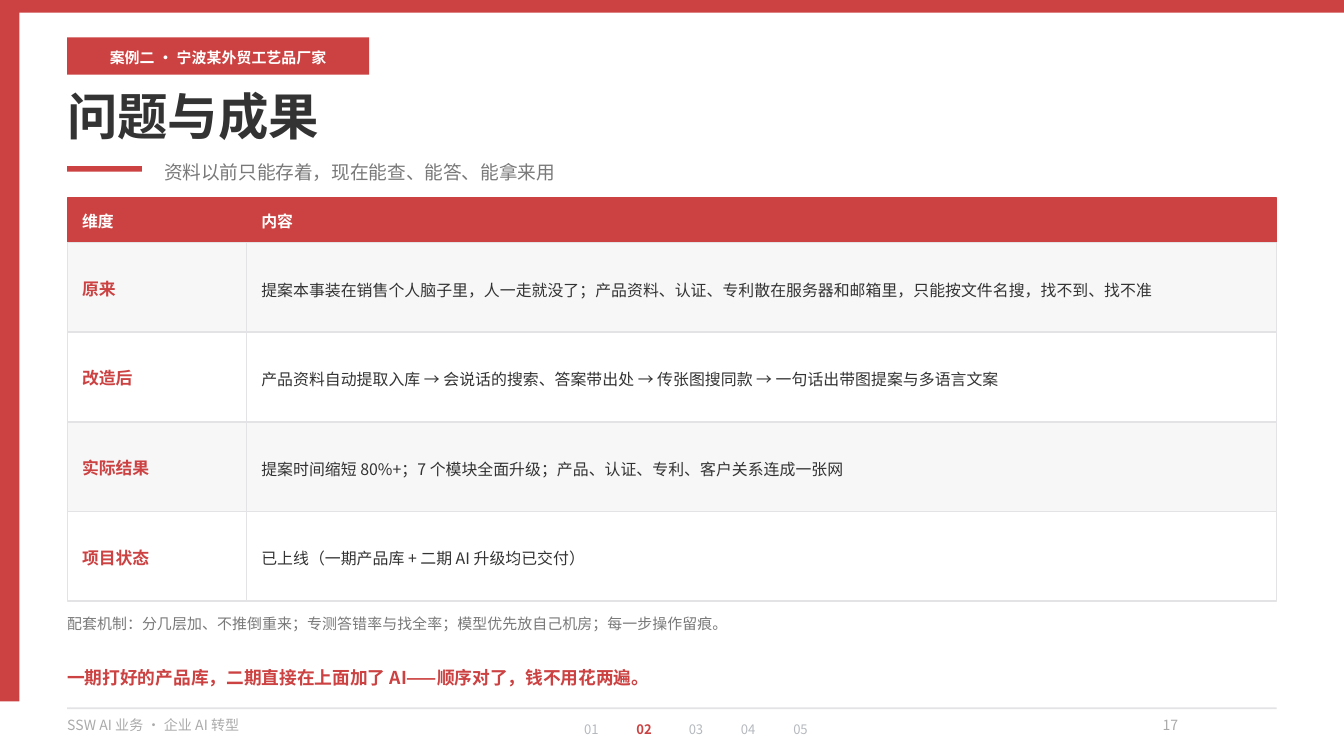
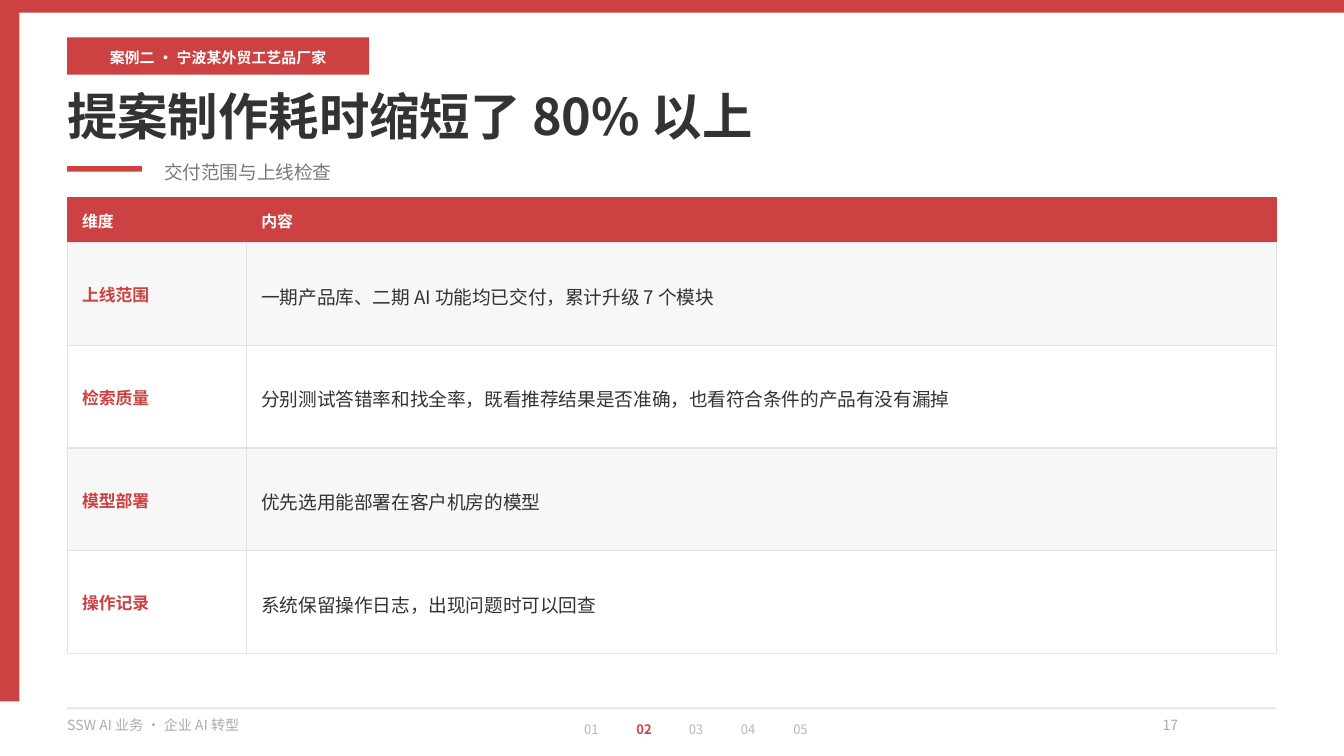
Before and after one commit to hveraus/ssw-business, a slide deck: slide 17 of SSW AI 业务_v2/SSW AI 业务_v3.pptx. Drawn at 1344x756 pixels with LibreOffice and Linux fonts; fonts in the diff are those of the drawing. Boxes give left, top, right and bottom in pixels: in the first picture for what was removed or moved away, otherwise in the second. Text is boxed around its words. In the diff, an @@ line names an element or a change of style, - is before the commit and + after.

```diff
--- a/SSW AI 业务_v2/SSW AI 业务_v3.pptx
+++ b/SSW AI 业务_v2/SSW AI 业务_v3.pptx
@@ text at (x1=67, y1=92, x2=753, y2=140): text changed @@
-问题与成果
+提案制作耗时缩短了 80% 以上
@@ text at (x1=164, y1=163, x2=331, y2=181): text changed @@
-资料以前只能存着，现在能查、能答、能拿来用
+交付范围与上线检查
@@ rectangle resized from (x1=67, y1=243, x2=246, y2=333) to (x1=67, y1=243, x2=246, y2=345) @@
@@ rectangle resized from (x1=246, y1=243, x2=1277, y2=333) to (x1=246, y1=243, x2=1277, y2=345) @@
@@ text removed at (x1=82, y1=280, x2=116, y2=297) @@
-原来
@@ text added at (x1=82, y1=286, x2=149, y2=303), 9 pt, text #CC4141, bold @@
+上线范围
@@ text at (x1=261, y1=288, x2=714, y2=306): text changed; size 8.5 to 10 pt @@
-已上线（一期产品库 + 二期 AI 升级均已交付）
+一期产品库、二期 AI 功能均已交付，累计升级 7 个模块
@@ text removed at (x1=261, y1=282, x2=1152, y2=299) @@
-提案本事装在销售个人脑子里，人一走就没了；产品资料、认证、专利散在服务器和邮箱里，只能按文件名搜，找不到、找不准
@@ rectangle resized from (x1=67, y1=332, x2=246, y2=422) to (x1=67, y1=345, x2=246, y2=448) @@
@@ rectangle resized from (x1=246, y1=332, x2=1277, y2=422) to (x1=246, y1=345, x2=1277, y2=448) @@
@@ text removed at (x1=82, y1=370, x2=132, y2=386) @@
-改造后
@@ text removed at (x1=261, y1=371, x2=999, y2=387) @@
-产品资料自动提取入库 → 会说话的搜索、答案带出处 → 传张图搜同款 → 一句话出带图提案与多语言文案
@@ text added at (x1=82, y1=390, x2=149, y2=406), 9 pt, text #CC4141, bold @@
+检索质量
@@ text added at (x1=261, y1=390, x2=949, y2=408), 10 pt, text #333333 @@
+分别测试答错率和找全率，既看推荐结果是否准确，也看符合条件的产品有没有漏掉
@@ rectangle resized from (x1=67, y1=422, x2=246, y2=512) to (x1=67, y1=448, x2=246, y2=550) @@
@@ rectangle resized from (x1=246, y1=422, x2=1277, y2=512) to (x1=246, y1=448, x2=1277, y2=550) @@
@@ text removed at (x1=82, y1=459, x2=149, y2=476) @@
-实际结果
@@ text removed at (x1=261, y1=461, x2=843, y2=478) @@
-提案时间缩短 80%+；7 个模块全面升级；产品、认证、专利、客户关系连成一张网
@@ text added at (x1=82, y1=493, x2=149, y2=509), 9 pt, text #CC4141, bold @@
+模型部署
@@ text added at (x1=261, y1=493, x2=540, y2=511), 10 pt, text #333333 @@
+优先选用能部署在客户机房的模型
@@ rectangle resized from (x1=67, y1=512, x2=246, y2=602) to (x1=67, y1=551, x2=246, y2=653) @@
@@ text removed at (x1=82, y1=549, x2=149, y2=566) @@
-项目状态
@@ rectangle resized from (x1=246, y1=512, x2=1277, y2=602) to (x1=246, y1=551, x2=1277, y2=653) @@
@@ text added at (x1=82, y1=594, x2=149, y2=611), 9 pt, text #CC4141, bold @@
+操作记录
@@ text added at (x1=261, y1=596, x2=596, y2=614), 10 pt, text #333333 @@
+系统保留操作日志，出现问题时可以回查
@@ text removed at (x1=67, y1=616, x2=727, y2=631) @@
-配套机制：分几层加、不推倒重来；专测答错率与找全率；模型优先放自己机房；每一步操作留痕。
@@ text removed at (x1=67, y1=669, x2=650, y2=687) @@
-一期打好的产品库，二期直接在上面加了 AI——顺序对了，钱不用花两遍。
```
Also in this commit, not shown: 18 other slides changed, 1 slide added, 1 slide removed, 3 other files.
